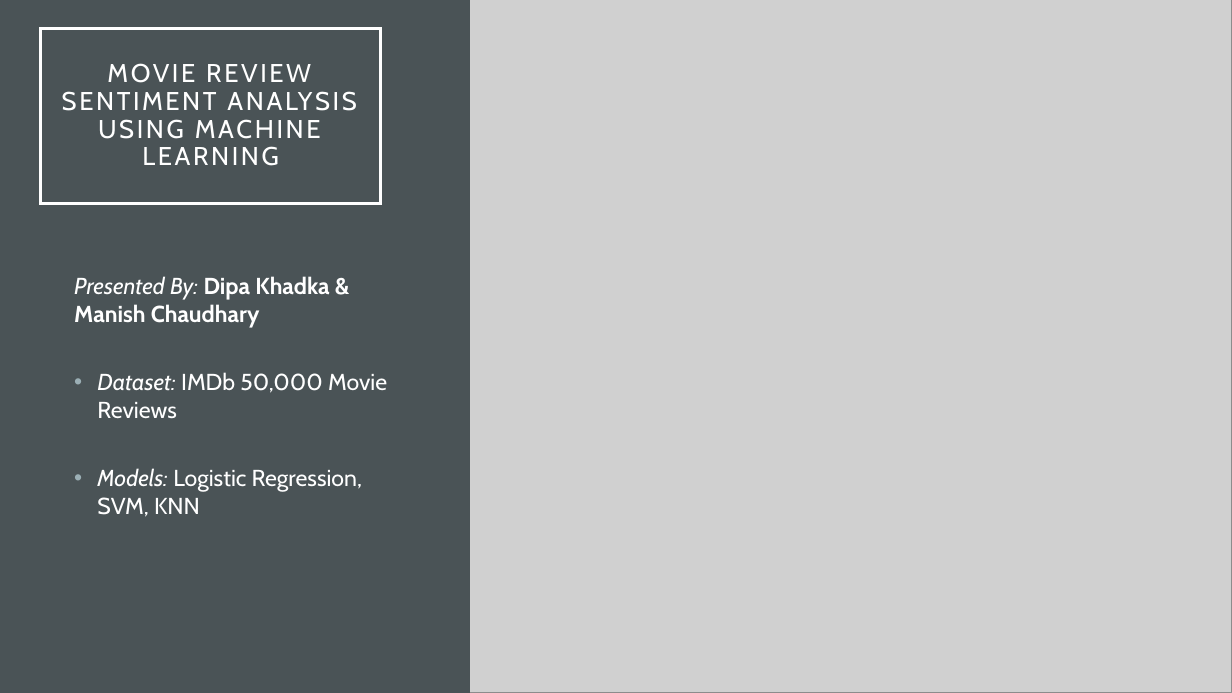
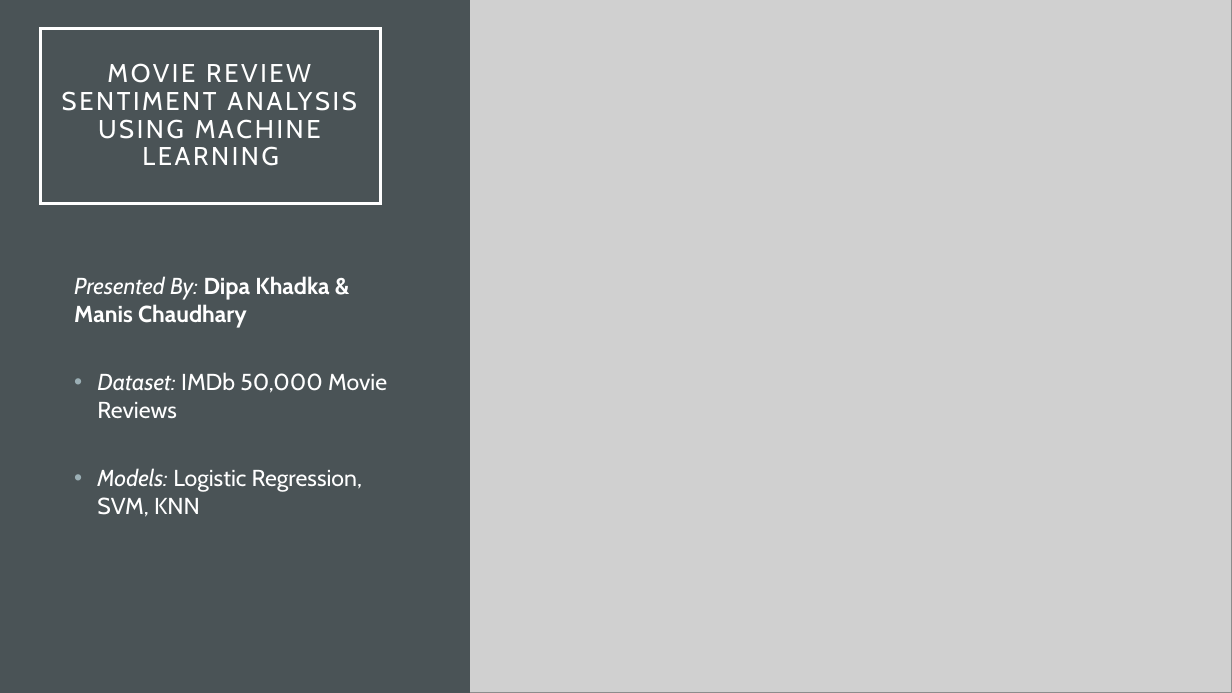
Before and after one commit to imdeepa99/movie-review-sentiment-analysis-project, a slide deck: slide 1 of reports/ml_project_presentation.odp. Drawn at 1232x693 pixels with LibreOffice and Linux fonts; fonts in the diff are those of the drawing; grey boxes stand for pictures; background and template pictures are left out; a plain dark background stands for a picture behind light text. Boxes give left, top, right and bottom in pixels: in the first picture for what was removed or moved away, otherwise in the second. Text is boxed around its words. In the diff, an @@ line names an element or a change of style, - is before the commit and + after.

Commit message:
Final Presentation Slides

```diff
--- a/reports/ml_project_presentation.odp
+++ b/reports/ml_project_presentation.odp
@@ text at (74,276,329,328): text changed @@
-Presented By: Dipa Khadka & Manish Chaudhary
+Presented By: Dipa Khadka & Manis Chaudhary
```
Also in this commit, not shown: 2 other slides changed, 1 other file.
